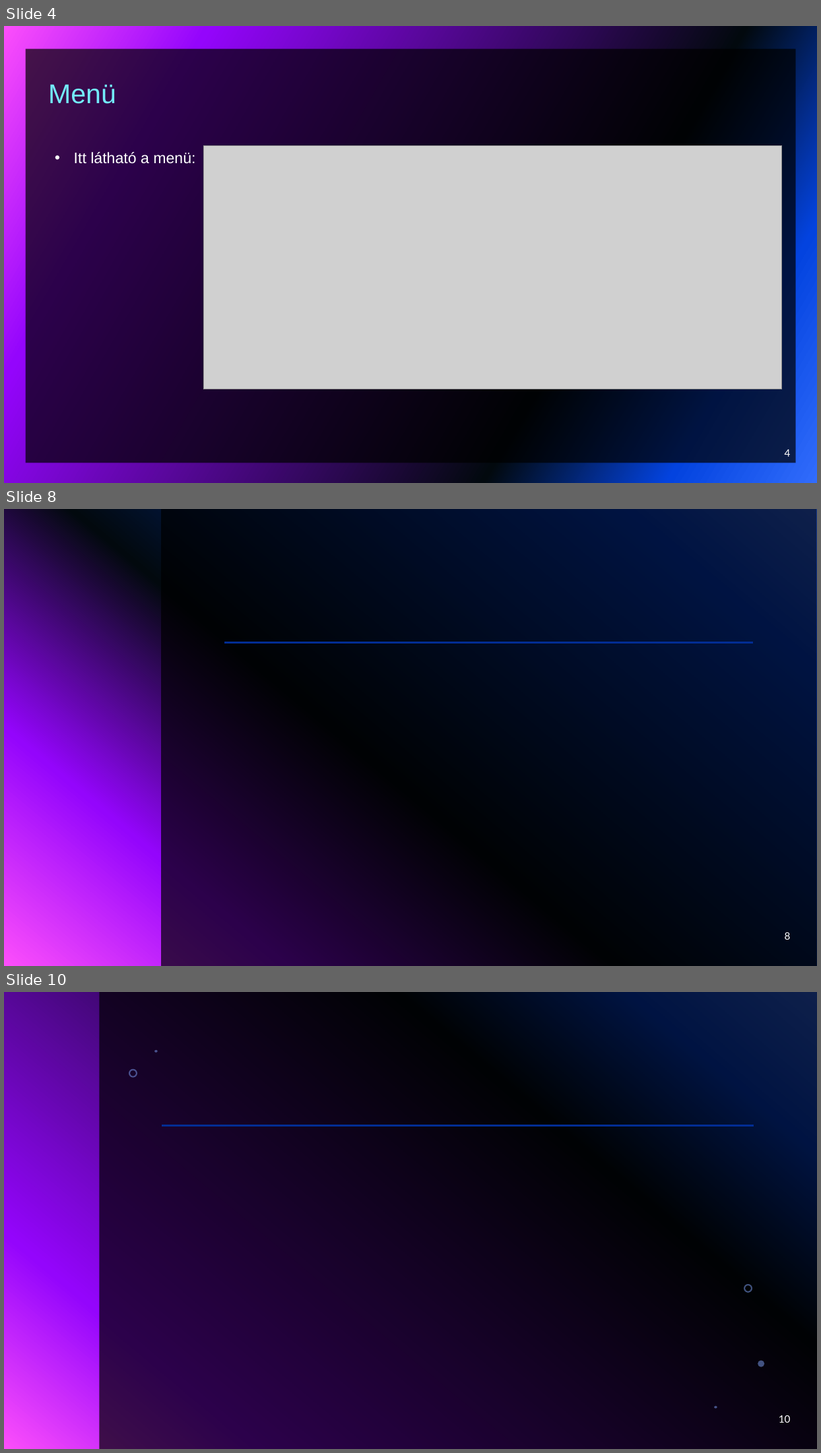
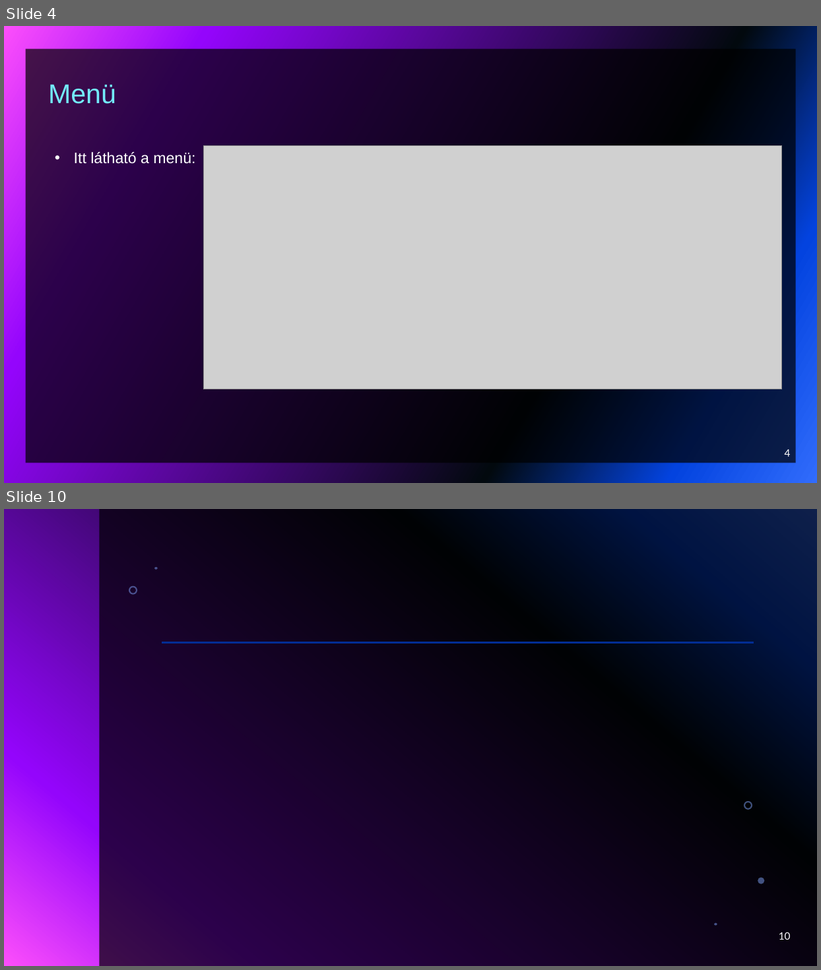
Before and after one commit to vargab3/Jumpermain, a slide deck: JUMPER.pptx. Shown one above the other, each under a label of ours: slides 4, 8 and 10 before the commit, slides 4 and 10 after it; the slides between them are not shown. The pictures are 821x1453 and 821x970 pixels, drawn with LibreOffice and Linux fonts; fonts in the diff are those of the drawing; grey boxes stand for pictures; background and template pictures are left out. Boxes give left, top, right and bottom in pixels: in the first picture for what was removed or moved away, otherwise in the second. Text is boxed around its words. In the diff, an @@ line names an element or a change of style, - is before the commit and + after.

```diff
--- a/JUMPER.pptx
+++ b/JUMPER.pptx
@@ slide 8 removed at [4, 509, 817, 966], background gradient #316CFC to #0343DF to #02090E to #9405FC to #FC4EFB @@
@@ rectangle removed at [161, 509, 817, 966] @@
@@ line removed from (225, 642) to (753, 642) @@
@@ page number removed at [785, 933, 791, 940] @@
-8
```
Also in this commit, not shown: 3 slides changed, 1 slide added.
